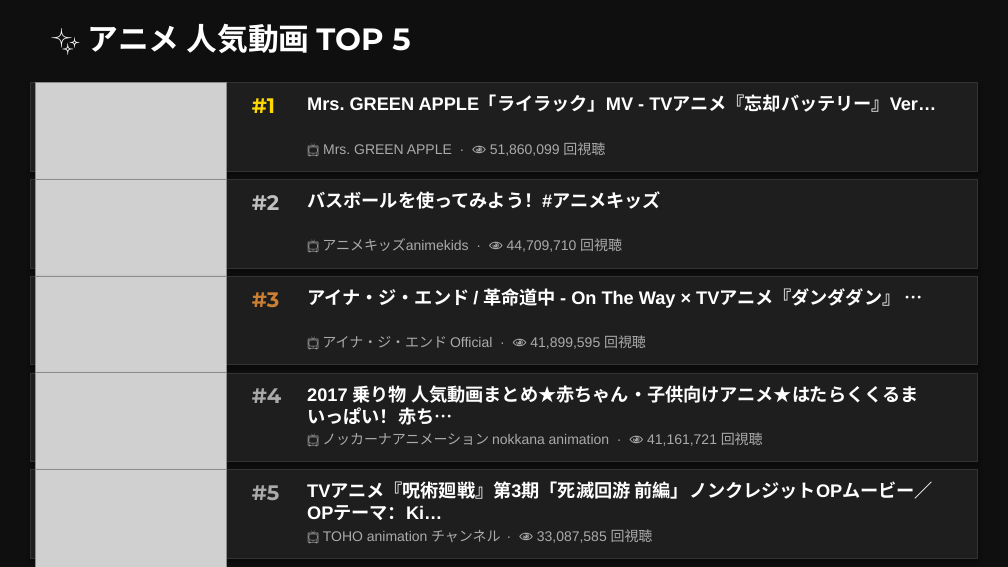
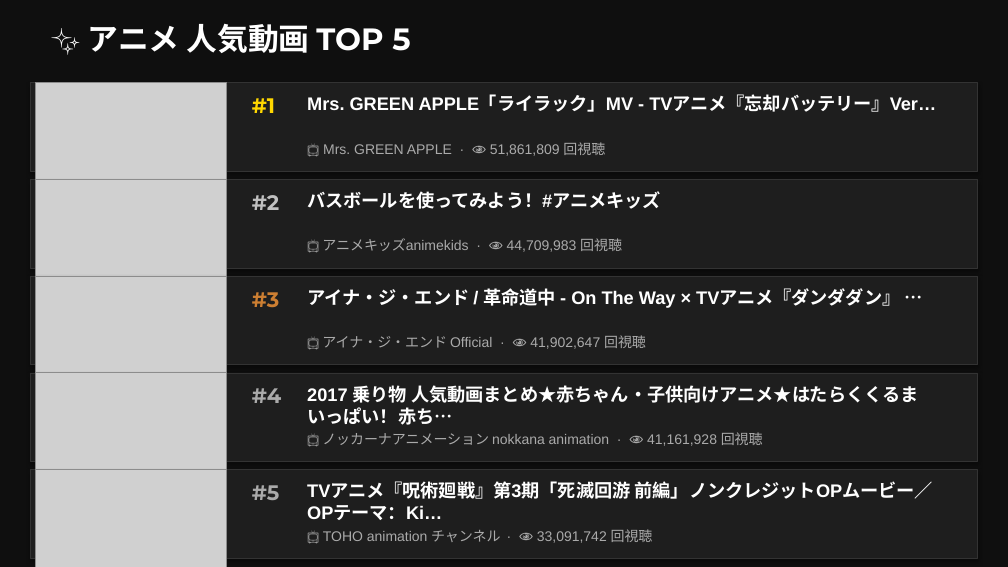
Before and after one commit to asaneasaburo0910-hub/youtube-crawler, a slide deck: slide 14 of youtube_ranking_20260509.pptx. Drawn at 1008x567 pixels with LibreOffice and Linux fonts; fonts in the diff are those of the drawing; grey boxes stand for pictures. Boxes give left, top, right and bottom in pixels: in the first picture for what was removed or moved away, otherwise in the second. Text is boxed around its words. In the diff, an @@ line names an element or a change of style, - is before the commit and + after.

```diff
--- a/youtube_ranking_20260509.pptx
+++ b/youtube_ranking_20260509.pptx
@@ text at <box>323,142,605,156</box>: text changed @@
-📺 Mrs. GREEN APPLE · 👁 51,860,099 回視聴
+📺 Mrs. GREEN APPLE · 👁 51,861,809 回視聴
@@ text at <box>322,238,622,252</box>: text changed @@
-📺 アニメキッズanimekids · 👁 44,709,710 回視聴
+📺 アニメキッズanimekids · 👁 44,709,983 回視聴
@@ text at <box>322,335,646,349</box>: text changed @@
-📺 アイナ・ジ・エンド Official · 👁 41,899,595 回視聴
+📺 アイナ・ジ・エンド Official · 👁 41,902,647 回視聴
@@ text at <box>322,432,763,446</box>: text changed @@
-📺 ノッカーナアニメーション nokkana animation · 👁 41,161,721 回視聴
+📺 ノッカーナアニメーション nokkana animation · 👁 41,161,928 回視聴
@@ text at <box>323,529,653,543</box>: text changed @@
-📺 TOHO animation チャンネル · 👁 33,087,585 回視聴
+📺 TOHO animation チャンネル · 👁 33,091,742 回視聴
```
Also in this commit, not shown: 13 other slides changed.
